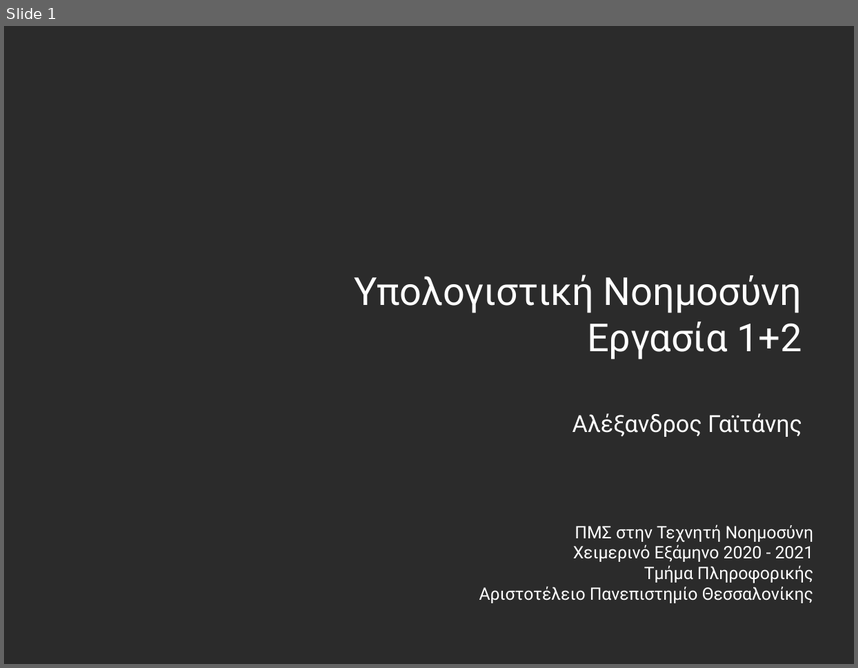
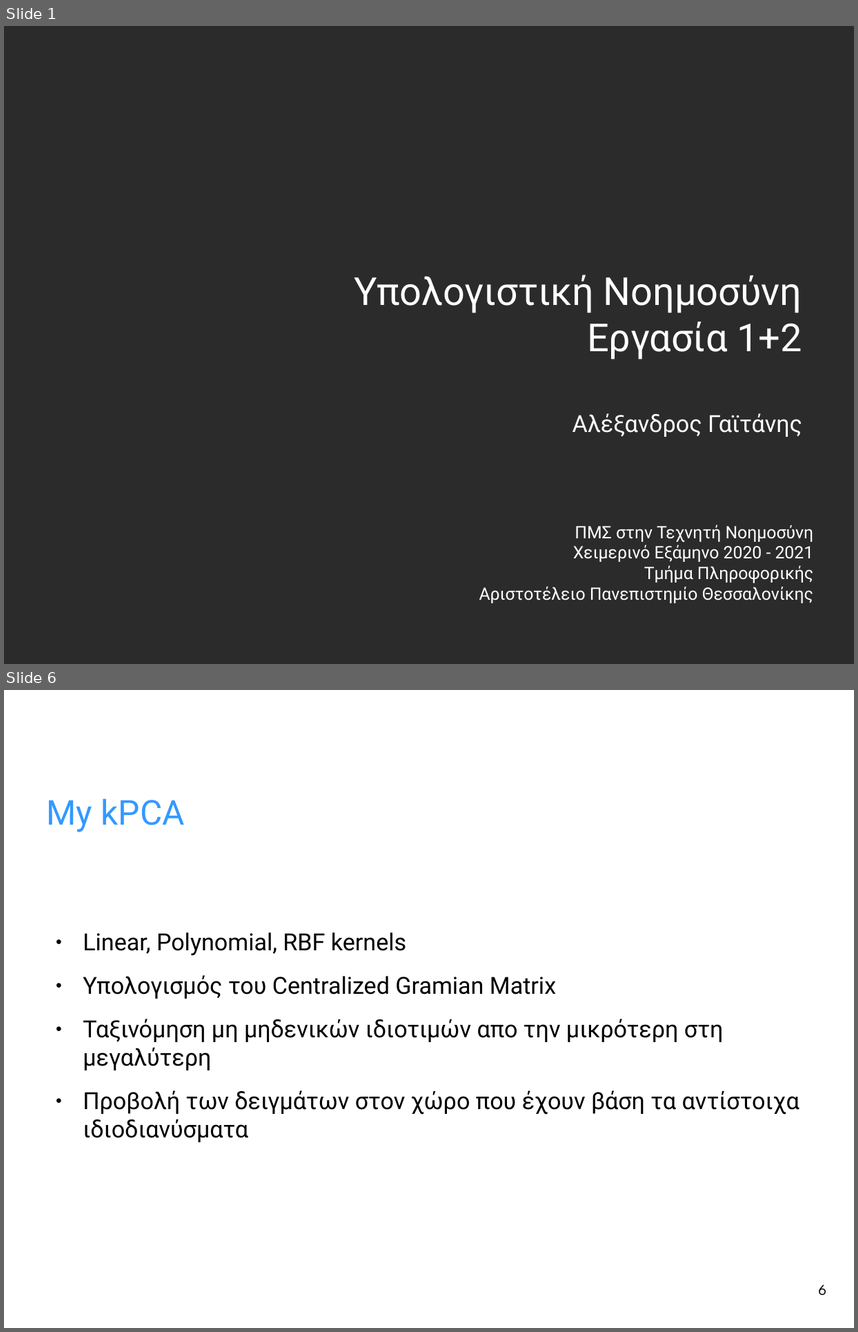
Before and after one commit to agaitanis/msc_ci, a slide deck: presentation_1_2/presentation_1_2.odp. Shown one above the other, each under a label of ours: slide 1 before the commit, slides 1 and 6 after it; the slides between them are not shown. The pictures are 858x668 and 858x1332 pixels, drawn with LibreOffice and Linux fonts; fonts in the diff are those of the drawing; background and template pictures are left out; a plain dark background stands for a picture behind light text. Boxes give left, top, right and bottom in pixels: in the first picture for what was removed or moved away, otherwise in the second. Text is boxed around its words. In the diff, an @@ line names an element or a change of style, - is before the commit and + after.

```diff
--- a/presentation_1_2/presentation_1_2.odp
+++ b/presentation_1_2/presentation_1_2.odp
@@ slide 6 added at [4, 690, 854, 1328], background picture (left out) @@
@@ title added at [47, 798, 185, 832], 32 pt, text #3399FF @@
+My kPCA
@@ text added at [83, 932, 800, 1142], 22 pt, text #000000 @@
+● Linear, Polynomial, RBF kernels
+● Υπολογισμός του Centralized Gramian Matrix
+● Ταξινόμηση μη μηδενικών ιδιοτιμών απο την μικρότερη στη μεγαλύτερη
+● Προβολή των δειγμάτων στον χώρο που έχουν βάση τα αντίστοιχα ιδιοδιανύσματα
@@ page number added at [818, 1284, 826, 1295], 14 pt, text #000000 @@
+6
```
Also in this commit, not shown: 2 slides changed, 4 other slides added, 1 other file.
